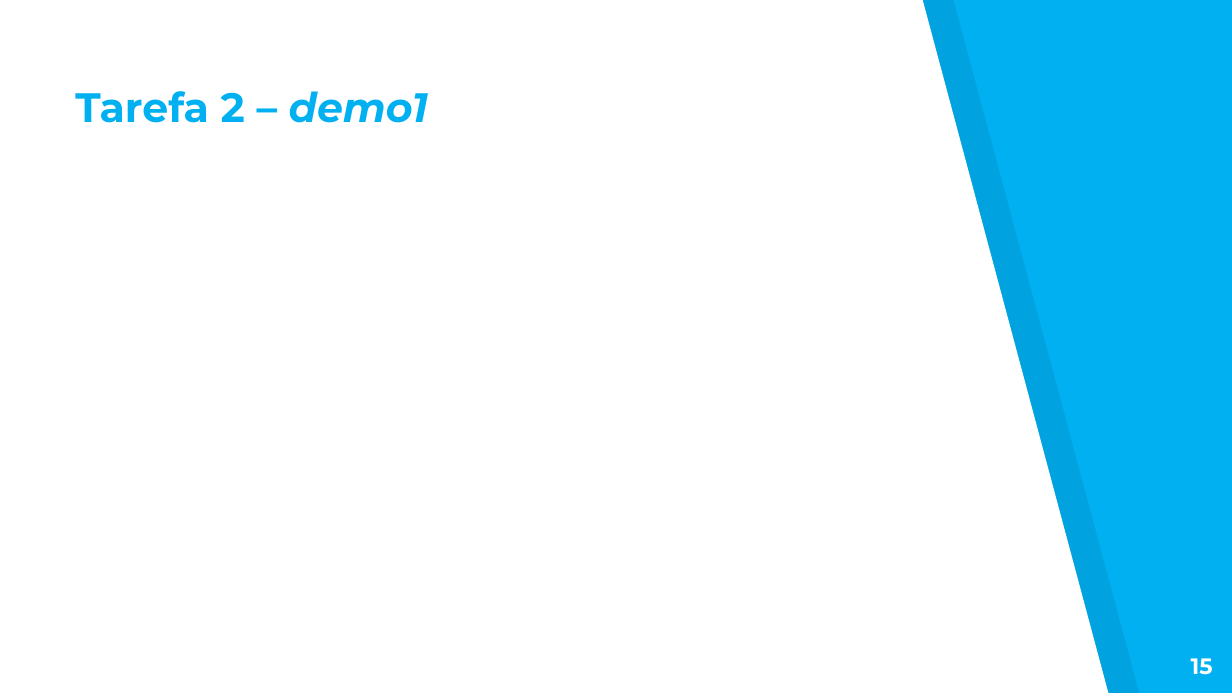
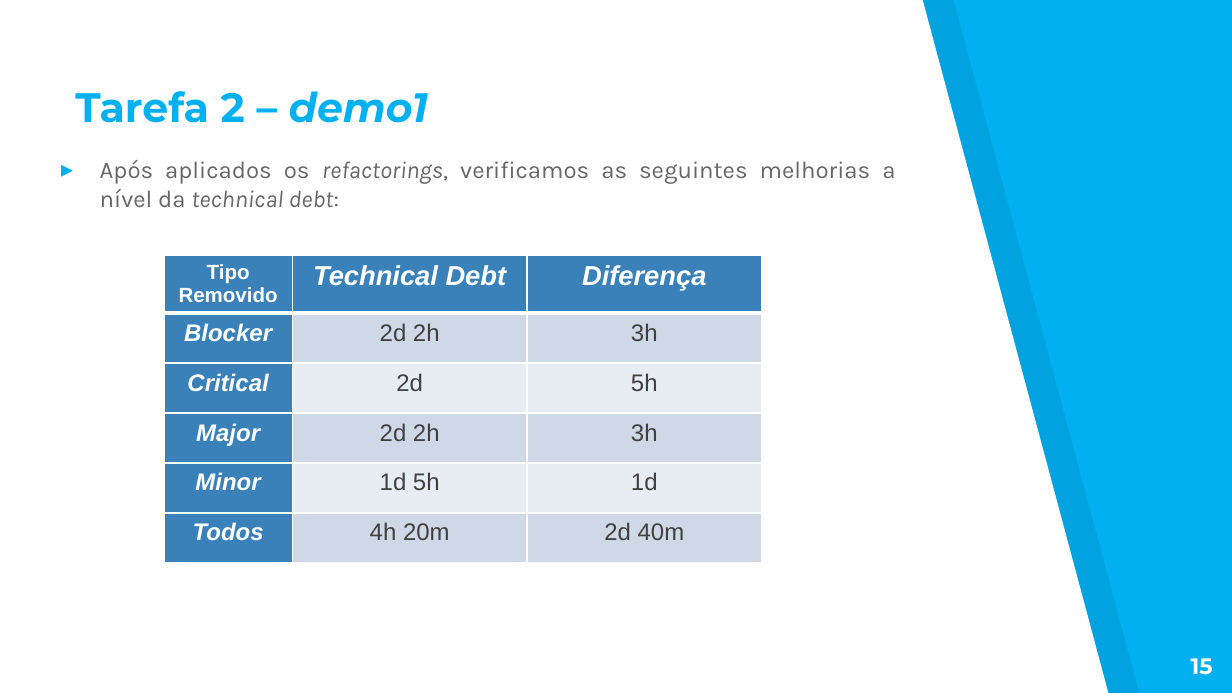
Before and after one commit to Nelson198/ATS, a slide deck: slide 15 of Apresentação.pptx. Drawn at 1232x693 pixels with LibreOffice and Linux fonts; fonts in the diff are those of the drawing. Boxes give left, top, right and bottom in pixels: in the first picture for what was removed or moved away, otherwise in the second. Text is boxed around its words. In the diff, an @@ line names an element or a change of style, - is before the commit and + after.

Commit message:
update powerpoint

```diff
--- a/Apresentação.pptx
+++ b/Apresentação.pptx
@@ text added at <box>100,160,895,207</box>, 14 pt, text #666666 @@
+▸ Após aplicados os refactorings, verificamos as seguintes melhorias a nível da technical debt:
@@ table added at <box>164,255,760,567</box>, 6 rows, 3 columns @@
+Tipo Removido | Technical Debt | Diferença
+Blocker | 2d 2h | 3h
+Critical | 2d | 5h
+Major | 2d 2h | 3h
+Minor | 1d 5h | 1d
+Todos | 4h 20m | 2d 40m
```
Also in this commit, not shown: 1 other slide changed, 1 other file.
